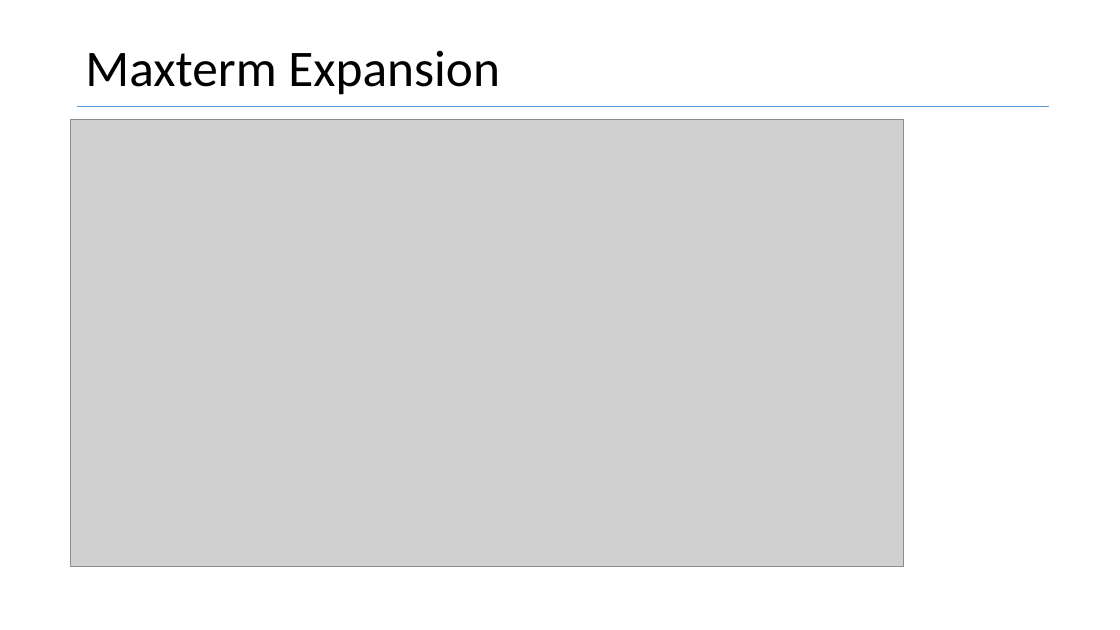
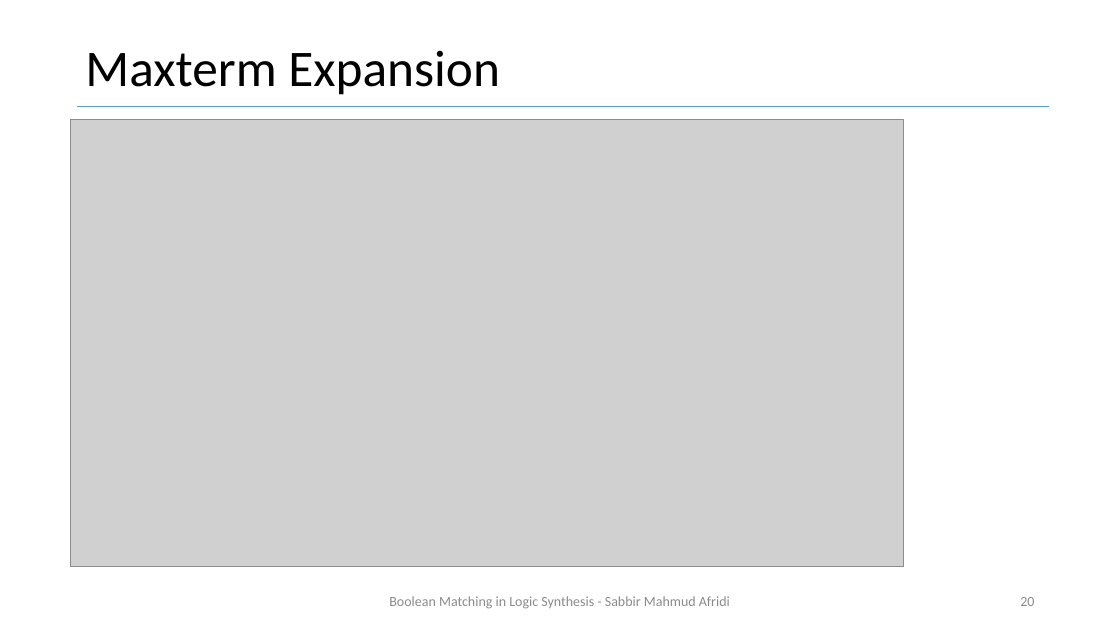
Before and after one commit to smahmuddz/logicSynthesis, a slide deck: slide 20 of Presentation.pptx. Drawn at 1120x630 pixels with LibreOffice and Linux fonts; fonts in the diff are those of the drawing; grey boxes stand for pictures. Boxes give left, top, right and bottom in pixels: in the first picture for what was removed or moved away, otherwise in the second. Text is boxed around its words. In the diff, an @@ line names an element or a change of style, - is before the commit and + after.

```diff
--- a/Presentation.pptx
+++ b/Presentation.pptx
@@ text added at box(389, 596, 730, 609), 12 pt, text #8C8C8C @@
+Boolean Matching in Logic Synthesis - Sabbir Mahmud Afridi
@@ page number added at box(1020, 597, 1034, 606), 12 pt, text #8C8C8C @@
+20
```
Also in this commit, not shown: 31 other slides changed, 1 slide added, 1 slide removed.
